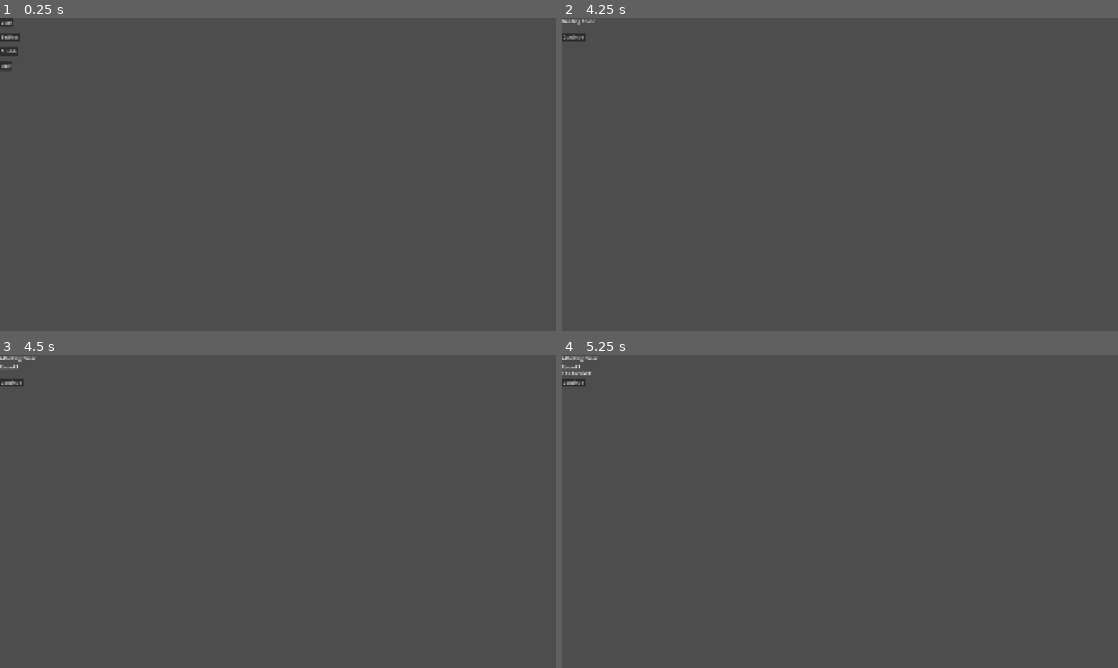
Above: before the commit, frames 1-4 (two rows, left to right).
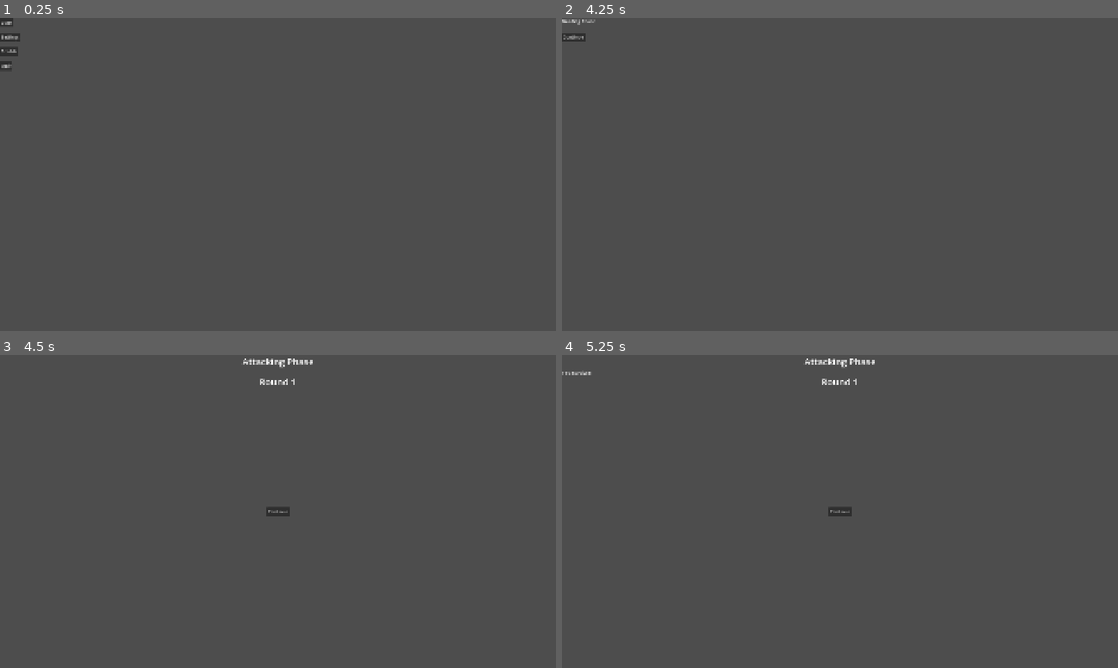
Above: after the commit, the same moments.

Repository: V-Kleio/Amazing-Fort
Game: Godot game, scene res://scenes/ui/main_menu.tscn
The game is run twice, just before and just after one commit, with the same random seed, the same clock (stepped at 60 frames per second) and the same inputs.
Inputs:
- Up to frame 1 (0.25 s): no input
- Up to frame 2 (4.25 s): click "Start" at 0.5 s; click "Next" at 1.25 s; click "Next" at 2 s; click "Skip" at 2.75 s; click "Continue" at 3.5 s
- Up to frame 3 (4.5 s): click "Continue" at 4.25 s
- Up to frame 4 (5.25 s): tap Enter at 5 s; hold W from 5.03 s (still down); tap L at 5.1 s

Frames 1-2 are identical in both runs. In frame 3, 0.5% of the frame differs, in the area x 0-57%, y 0-52%; in frame 4, 0.5%.

Commit message:
feat: add attacker and projectile scenes

Diff:
--- /dev/null
+++ b/entities/attacker/attacker.tscn
@@ -0,0 +1,12 @@
+[gd_scene format=3 uid="uid://dge3m0jwaegge"]
+
+[ext_resource type="Texture2D" uid="uid://c4oovan1fv4t8" path="res://assets/visual/dummy/bocil_dummy.png" id="1_idmvc"]
+
+[node name="Attacker" type="Node2D" unique_id=484477420]
+
+[node name="Sprite2D" type="Sprite2D" parent="." unique_id=1490813278]
+scale = Vector2(0.15, 0.15)
+texture = ExtResource("1_idmvc")
+
+[node name="Marker2D" type="Marker2D" parent="." unique_id=1217886467]
+position = Vector2(105, 0)
--- /dev/null
+++ b/entities/projectile/ball.tscn
@@ -0,0 +1,15 @@
+[gd_scene format=3 uid="uid://c5qliyfmlm3he"]
+
+[ext_resource type="Texture2D" uid="uid://clvuqdxeptahc" path="res://assets/visual/dummy/ball_dummy.png" id="1_4pddj"]
+
+[sub_resource type="CircleShape2D" id="CircleShape2D_ke534"]
+radius = 127.01575
+
+[node name="Ball" type="RigidBody2D" unique_id=815598646]
+
+[node name="Sprite2D" type="Sprite2D" parent="." unique_id=477694560]
+scale = Vector2(0.15, 0.15)
+texture = ExtResource("1_4pddj")
+
+[node name="CollisionShape2D" type="CollisionShape2D" parent="." unique_id=940274125]
+shape = SubResource("CircleShape2D_ke534")
--- /dev/null
+++ b/entities/projectile/trajectory_marker.tscn
@@ -0,0 +1,9 @@
+[gd_scene format=3 uid="uid://7013a203jx5e"]
+
+[ext_resource type="Texture2D" uid="uid://c8fdosweaebn4" path="res://assets/visual/dummy/dot.png" id="1_dubww"]
+
+[node name="TrajectoryMarker" type="Node2D" unique_id=889093415]
+
+[node name="Line2D" type="Line2D" parent="." unique_id=1014176698]
+texture = ExtResource("1_dubww")
+texture_mode = 1
--- a/scenes/phases/attacking_phase.tscn
+++ b/scenes/phases/attacking_phase.tscn
@@ -9,26 +9,43 @@
 
 [node name="Control" type="Control" parent="CanvasLayer" unique_id=1526091452]
 layout_mode = 3
-anchors_preset = 0
-offset_right = 40.0
-offset_bottom = 40.0
+anchors_preset = 15
+anchor_right = 1.0
+anchor_bottom = 1.0
+grow_horizontal = 2
+grow_vertical = 2
 
 [node name="PhaseLabel" type="Label" parent="CanvasLayer/Control" unique_id=848924093]
-layout_mode = 0
-offset_right = 40.0
+layout_mode = 1
+anchors_preset = 5
+anchor_left = 0.5
+anchor_right = 0.5
+offset_left = -62.0
+offset_right = 62.0
 offset_bottom = 23.0
+grow_horizontal = 2
+theme_override_font_sizes/font_size = 32
 text = "Attacking Phase"
 
 [node name="RoundLabel" type="Label" parent="CanvasLayer/Control" unique_id=1060078257]
-layout_mode = 0
-offset_top = 30.0
-offset_right = 124.0
-offset_bottom = 53.0
+layout_mode = 1
+anchors_preset = 5
+anchor_left = 0.5
+anchor_right = 0.5
+offset_left = -62.0
+offset_top = 70.0
+offset_right = 62.0
+offset_bottom = 115.0
+grow_horizontal = 2
+theme_override_font_sizes/font_size = 32
 
 [node name="ResultContainer" type="Control" parent="CanvasLayer/Control" unique_id=173705244]
-anchors_preset = 0
-offset_right = 40.0
-offset_bottom = 40.0
+layout_mode = 1
+anchors_preset = 15
+anchor_right = 1.0
+anchor_bottom = 1.0
+grow_horizontal = 2
+grow_vertical = 2
 
 [node name="ResultLabel" type="Label" parent="CanvasLayer/Control/ResultContainer" unique_id=191331913]
 layout_mode = 0
@@ -37,10 +54,18 @@
 offset_bottom = 73.0
 
 [node name="ContinueButton" type="Button" parent="CanvasLayer/Control/ResultContainer" unique_id=1525706204]
-layout_mode = 0
-offset_top = 80.0
-offset_right = 79.0
-offset_bottom = 111.0
+layout_mode = 1
+anchors_preset = 8
+anchor_left = 0.5
+anchor_top = 0.5
+anchor_right = 0.5
+anchor_bottom = 0.5
+offset_left = -39.5
+offset_top = -15.5
+offset_right = 39.5
+offset_bottom = 15.5
+grow_horizontal = 2
+grow_vertical = 2
 text = "Continue"
 
 [node name="FortressArea" type="Node2D" parent="." unique_id=1015596278]
--- a/scenes/ui/credits.tscn
+++ b/scenes/ui/credits.tscn
@@ -4,13 +4,20 @@
 
 [node name="Credits" type="Control" unique_id=997851236]
 layout_mode = 3
-anchors_preset = 0
+anchors_preset = 15
+anchor_right = 1.0
+anchor_bottom = 1.0
+grow_horizontal = 2
+grow_vertical = 2
 script = ExtResource("1_0bpdh")
 
 [node name="Background" type="ColorRect" parent="." unique_id=1379513456]
-layout_mode = 0
-offset_right = 1923.0
-offset_bottom = 1076.0
+layout_mode = 1
+anchors_preset = 15
+anchor_right = 1.0
+anchor_bottom = 1.0
+grow_horizontal = 2
+grow_vertical = 2
 color = Color(0, 0, 0, 1)
 
 [node name="TitleLabel" type="Label" parent="." unique_id=1492348785]
Binary file added: assets/visual/dummy/ball_dummy.png
Not shown, added: assets/visual/dummy/ball_dummy.png.import
Binary file added: assets/visual/dummy/bocil_dummy.png
Not shown, added: assets/visual/dummy/bocil_dummy.png.import
Binary file added: assets/visual/dummy/dot.png
Not shown, added: assets/visual/dummy/dot.png.import
